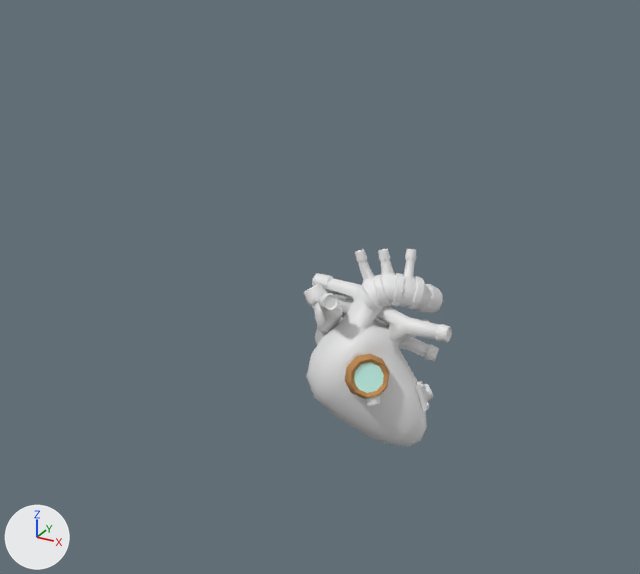
An edit to the FBX model HeartAttack/Assets/Meshes/PunkHeart02.FBX, drawn before and after from the same camera.
The view is the same before and after, from a 50 mm camera at (5.88, -12.48, 7.71) aimed at (-1.19, 0.37, 1.28). Arrows for +X, +Y and +Z are at lower left; the lights stay in place. Where no turn or scale is listed for an object, it has been applied to the vertices. Vertices at the same position are counted once.

Names of what the first picture shows: 'GearWindow', 'Heart'.
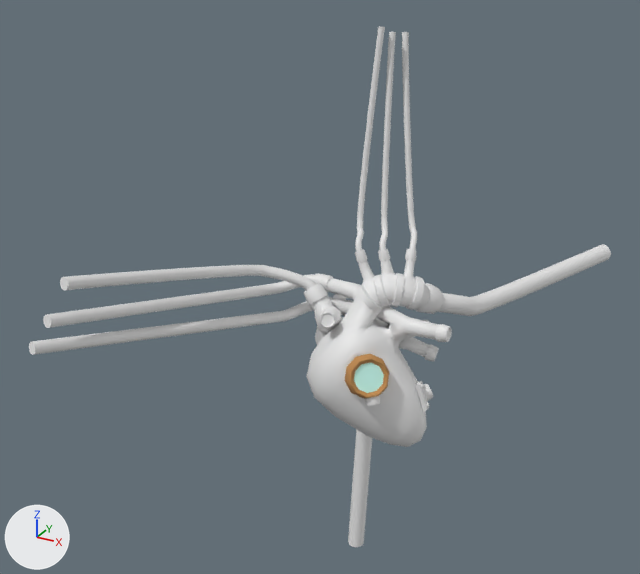
Changed parts and their boxes [x1, y1, x2, y2] in the pictures (640 x 574 px; the box of a moved part takes in the faces that stretch with it):
'Line002', added
    after: [29, 265, 316, 355]
'Line001', added
    after: [355, 26, 417, 252]
'Line003', added
    after: [437, 244, 611, 316]
'Line004', added
    after: [348, 429, 372, 547]
part 1 of me_mesh, moved or reshaped
    before: [318, 302, 342, 324]
    after: [322, 306, 341, 326]

Diff of the bpy script that builds the scene:
```diff
--- a/HeartAttack/Assets/Meshes/PunkHeart02.FBX.py
+++ b/HeartAttack/Assets/Meshes/PunkHeart02.FBX.py
@@ me_mesh @@
 me_mesh.from_pydata(...)  # 734 vertices, 1456 faces; spans x -1.22..1.38, y -0.85..1.16, z -0.94..2.4
 # used by ob_heart; location = (-0.05, -0.01, -0.29)
+# me_mesh part 1: 42 of 734 vertices moved; they spanned x -0.73..-0.31, y -0.76..-0.08, z 1.35..1.96 and now span x -0.79..-0.44, y -0.48..0.0, z 1.19..1.48; mean shift (-0.11, 0.21, -0.38); largest move (-0.43, -0.76, 1.83) -> (-0.6, -0.48, 1.33)
@@ me_mesh_042 @@
+me_mesh_042.from_pydata(...)  # 468 vertices, 924 faces; spans x -1.72..0.48, y -5.85..-0.62, z -0.66..1.47
@@ me_mesh_044 @@
+me_mesh_044.from_pydata(...)  # 180 vertices, 356 faces; spans x -0.4..0.12, y -0.66..0.5, z -4.66..0.34
@@ me_mesh_041 @@
+me_mesh_041.from_pydata(...)  # 540 vertices, 1068 faces; spans x -0.68..0.42, y -0.95..0.52, z -0.29..3.43
@@ me_mesh_043 @@
+me_mesh_043.from_pydata(...)  # 180 vertices, 356 faces; spans x -0.5..1.82, y -0.69..3.93, z -0.3..0.4
@@ ob_line002 @@
+ob_line002 = bpy.data.objects.new('Line002', me_mesh_042)
+ob_line002.location = (-1.57, 1.26, 1.3)
@@ ob_line004 @@
+ob_line004 = bpy.data.objects.new('Line004', me_mesh_044)
+ob_line004.location = (-0.71, 1.48, -0.58)
@@ ob_line001 @@
+ob_line001 = bpy.data.objects.new('Line001', me_mesh_041)
+ob_line001.location = (0.0, 1.26, 2.34)
@@ ob_line003 @@
+ob_line003 = bpy.data.objects.new('Line003', me_mesh_043)
+ob_line003.location = (1.11, 1.48, 0.99)
```
